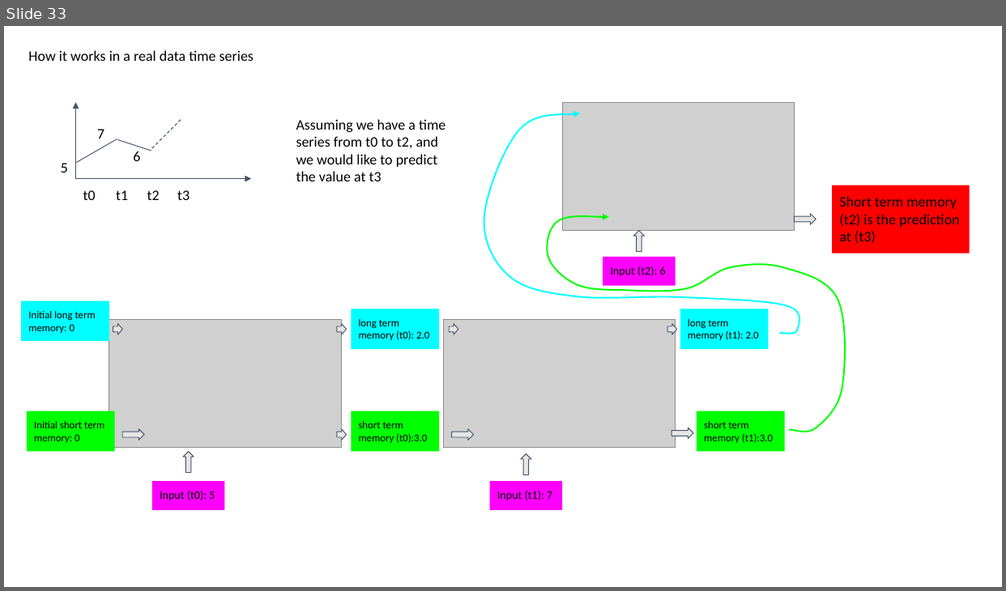
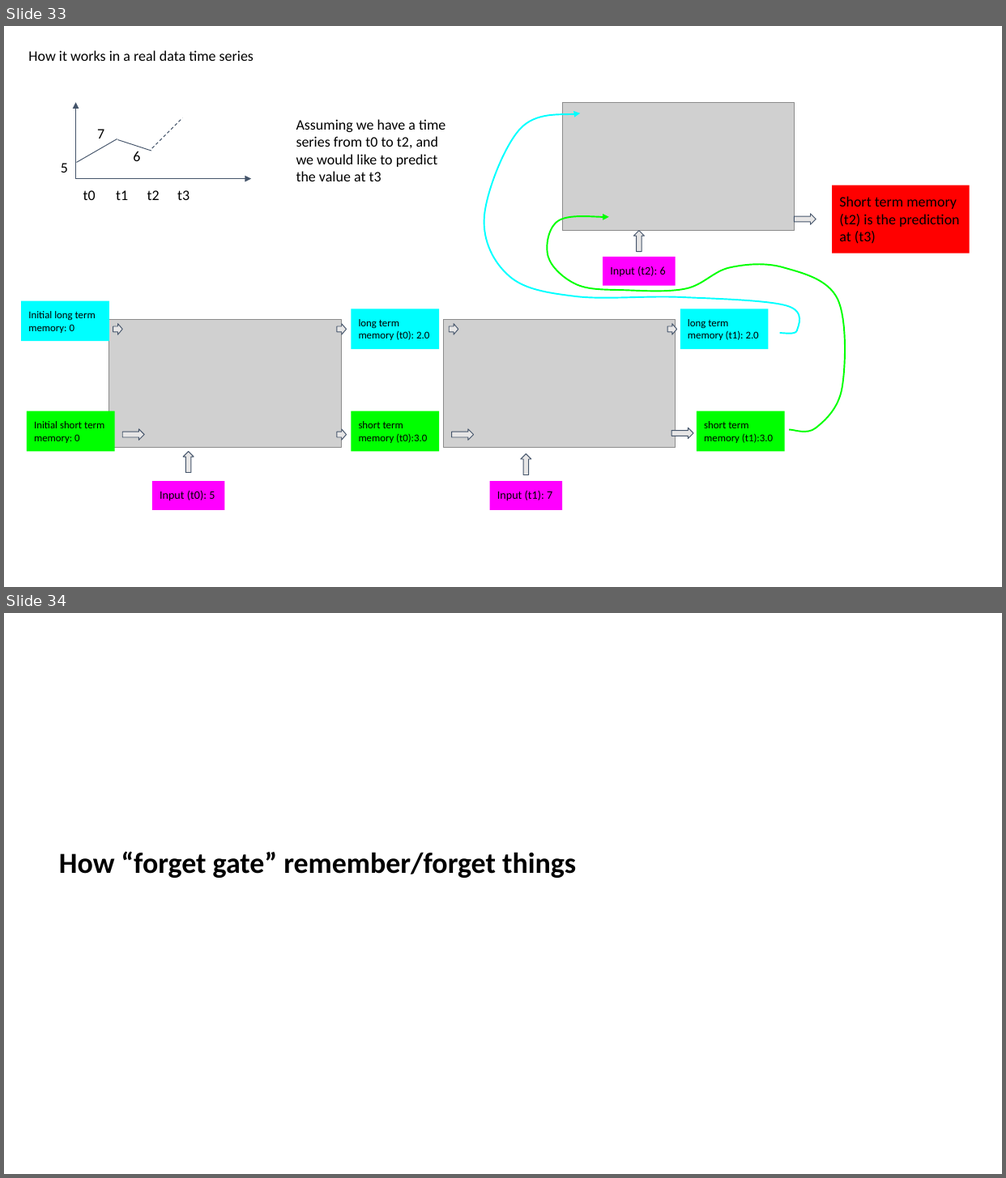
Before and after one commit to jzanetti/Sijin_ML, a slide deck: docs/source/deep_learning/slides/rnn_lstm.pptx. Shown one above the other, each under a label of ours: slide 33 before the commit, slides 33 and 34 after it. The pictures are 1006x591 and 1006x1178 pixels, drawn with LibreOffice and Linux fonts; fonts in the diff are those of the drawing; grey boxes stand for pictures. Boxes give left, top, right and bottom in pixels: in the first picture for what was removed or moved away, otherwise in the second. Text is boxed around its words. In the diff, an @@ line names an element or a change of style, - is before the commit and + after.

```diff
--- a/docs/source/deep_learning/slides/rnn_lstm.pptx
+++ b/docs/source/deep_learning/slides/rnn_lstm.pptx
@@ slide 34 added at [4, 613, 1002, 1174], background #FFFFFF @@
@@ text added at [59, 851, 576, 878], 28 pt, text #000000, bold @@
+How “forget gate” remember/forget things
```
Also in this commit, not shown: 13 other slides added, 2 other files.
